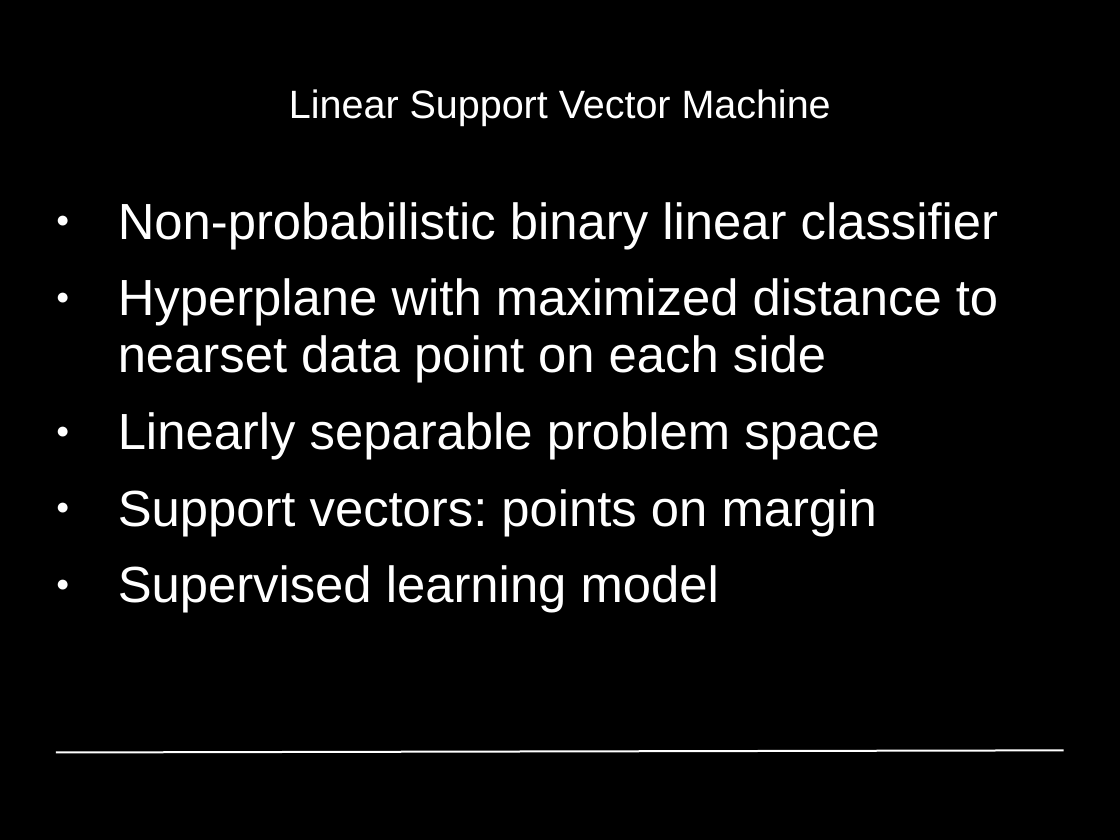
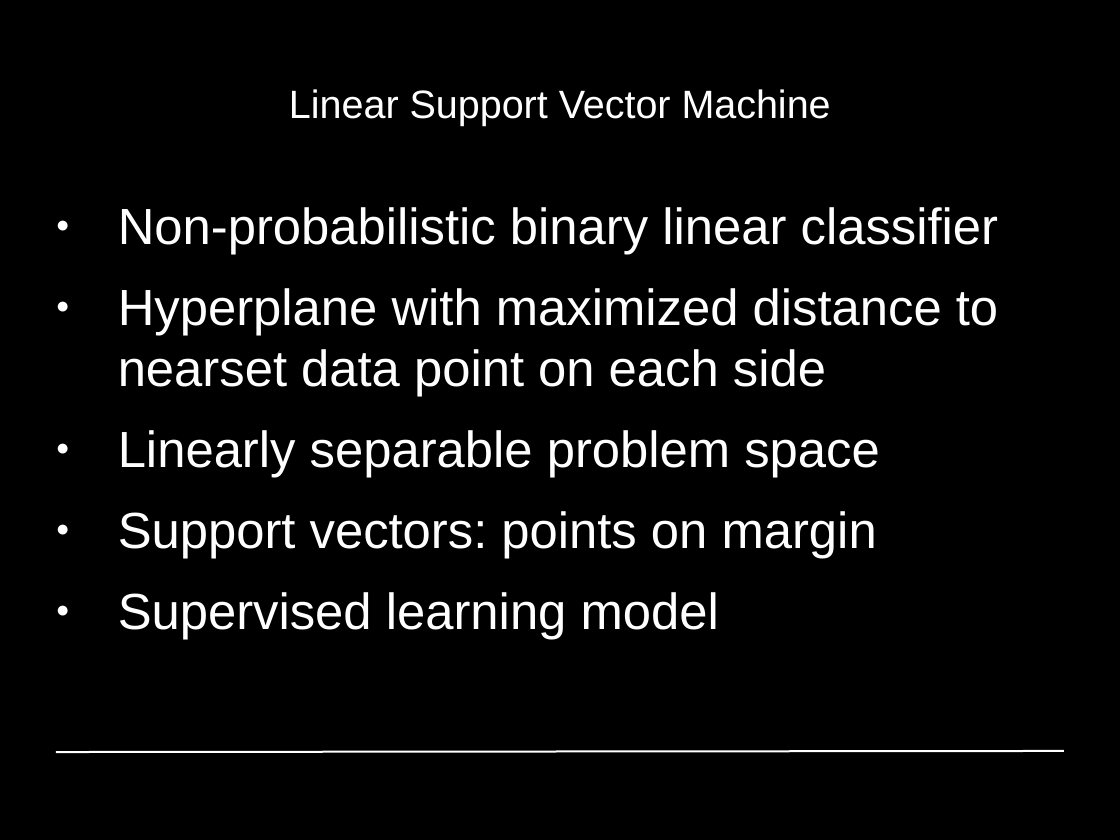
Before and after one commit to GiannisPapadopoulos/DiscriminativePatches, a slide deck: slide 29 of presentations/period1/MAI_Project1_Group4.odp. Drawn at 1120x840 pixels with LibreOffice and Linux fonts; fonts in the diff are those of the drawing; background and template pictures are left out. Boxes give left, top, right and bottom in pixels: in the first picture for what was removed or moved away, otherwise in the second. Text is boxed around its words. In the diff, an @@ line names an element or a change of style, - is before the commit and + after.

```diff
--- a/presentations/period1/MAI_Project1_Group4.odp
+++ b/presentations/period1/MAI_Project1_Group4.odp
@@ text "Non-probabilistic binary linear classifier" at [118,207,998,640]: line spacing 0.93 to 1 @@
```
Also in this commit, not shown: 1 other slide changed, 3 slides added, 3 slides removed.
